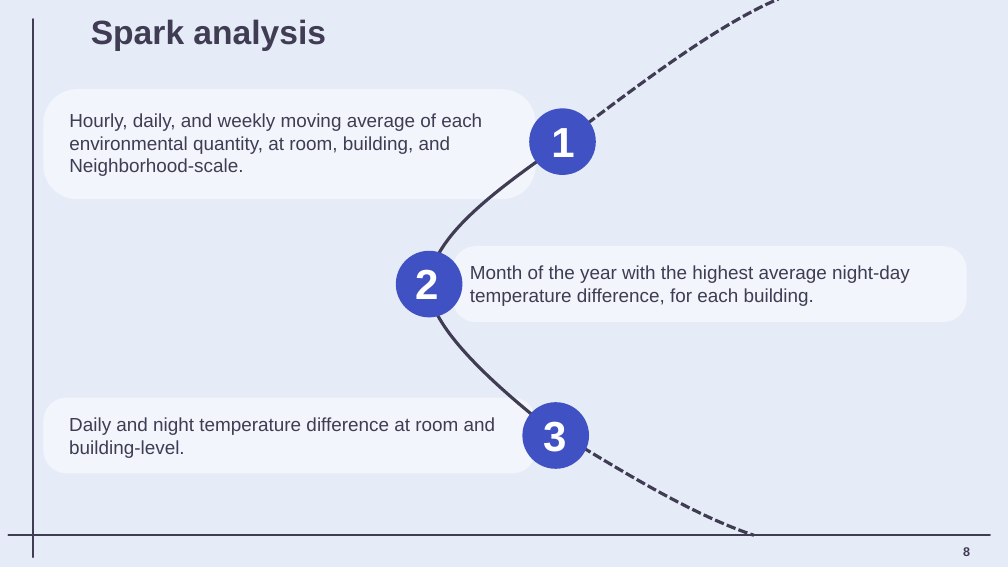
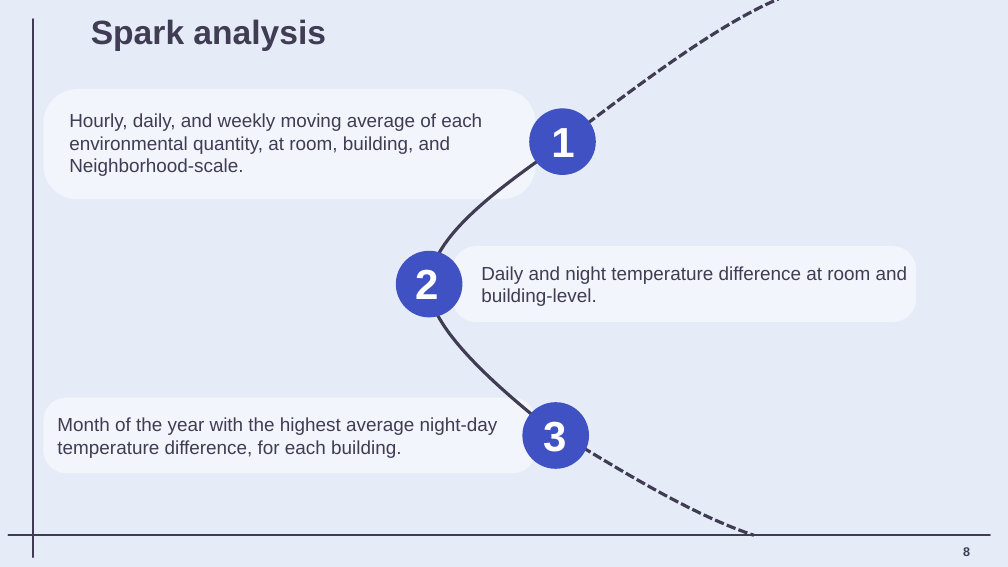
Before and after one commit to matteovisotto/MTDS-FinalProject, a slide deck: slide 9 of Presentation/MTDS_Presentation.pptx. Drawn at 1008x567 pixels with LibreOffice and Linux fonts; fonts in the diff are those of the drawing. Boxes give left, top, right and bottom in pixels: in the first picture for what was removed or moved away, otherwise in the second. Text is boxed around its words. In the diff, an @@ line names an element or a change of style, - is before the commit and + after.

```diff
--- a/Presentation/MTDS_Presentation.pptx
+++ b/Presentation/MTDS_Presentation.pptx
@@ rounded rectangle: place and size @@
-rounded rectangle at [453,247,967,322]
+rounded rectangle at [453,247,917,322]
@@ text "Daily and night temperature difference ...": place and size @@
-text "Daily and night temperature difference ..." at [69,417,496,458]
+text "Daily and night temperature difference ..." at [481,266,908,306]
@@ text "Month of the year with ...": place and size @@
-text "Month of the year with ..." at [470,265,910,306]
+text "Month of the year with ..." at [57,417,498,458]
```
